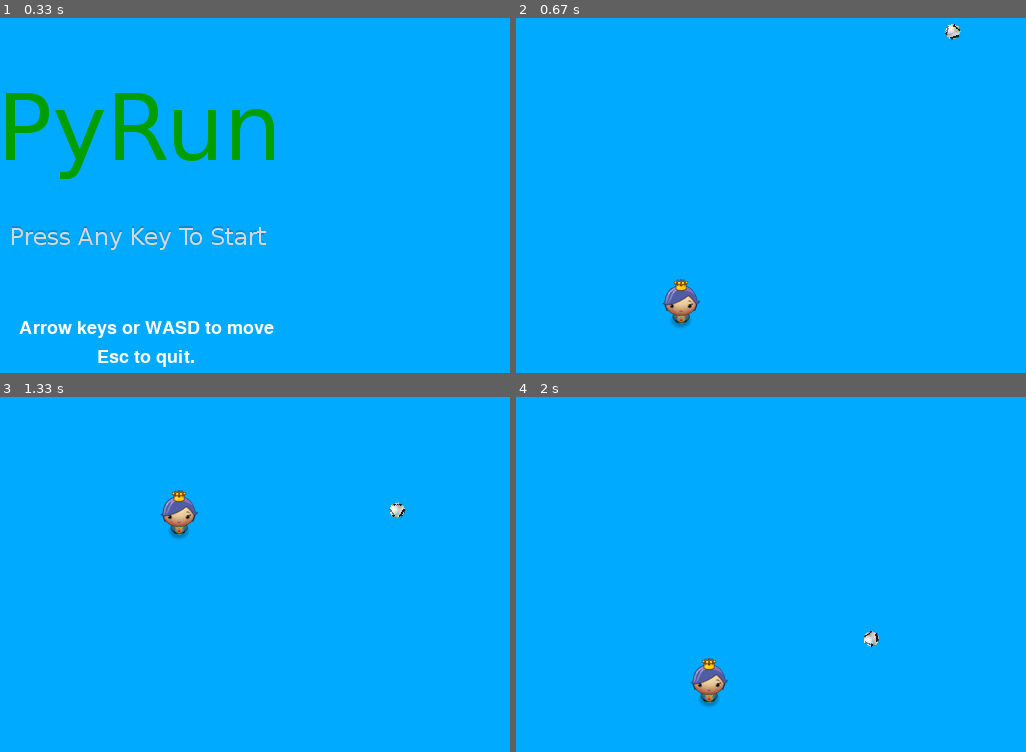
Above: before the commit, frames 1-4 (two rows, left to right).
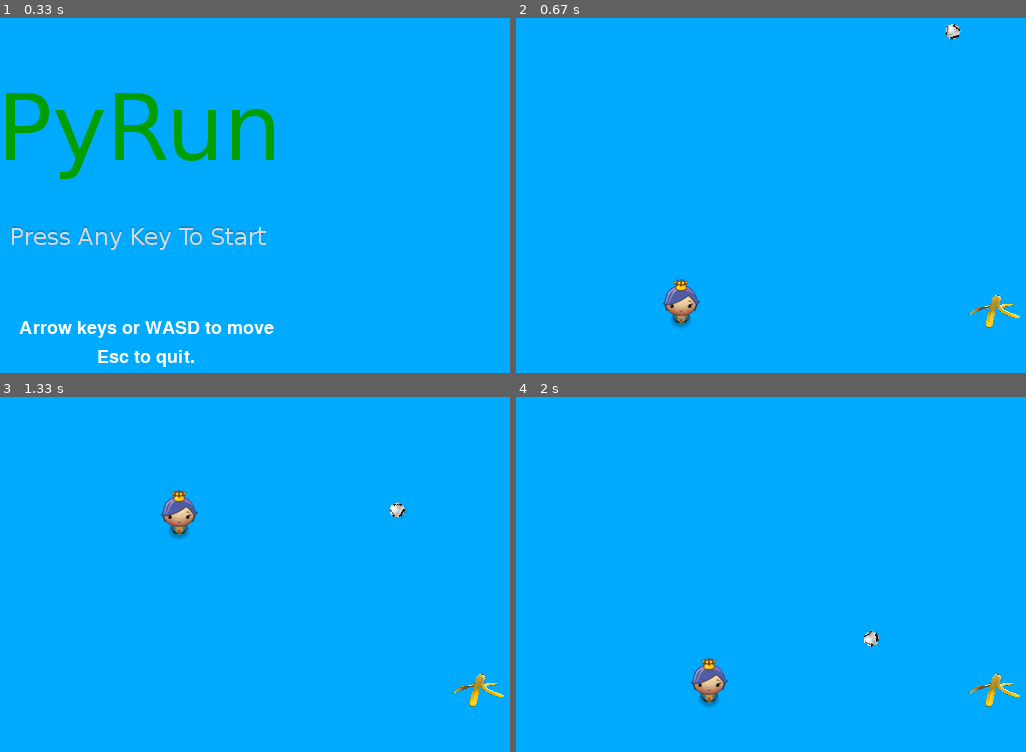
Above: after the commit, the same moments.

Repository: ljusman/PyRun
Game: pygame game, started from main.py
Same seed, same stepped clock (60 frames per second), same inputs: the game is played once before the commit and once after it.
Inputs:
- Up to frame 1 (0.33 s): no input
- Up to frame 2 (0.67 s): tap Enter at 0.33 s
- Up to frame 3 (1.33 s): hold Right 0.67-1.13 s; hold Up from 1.17 s (still down)
- Up to frame 4 (2 s): release Up at 1.47 s; hold Right 1.5-1.97 s

Frame 1 is identical in both runs. In frame 2, 0.2% of the frame differs, in the area x 88-99%, y 78-88%; in frame 3, 0.2%; in frame 4, 0.2%.

Commit message:
Used main file to add other banana peel AI constants, and to add the AI itself

Diff:
--- a/main.py
+++ b/main.py
@@ -32,6 +32,12 @@
 SOCCER_ROTATE_INCREMENT = 2
 aiMoveStarted = False
 
+BANANA_PEEL_POSITION = ((WINWIDTH - 100), HALF_WINHEIGHT)
+BANANA_PEEL_SIZE = (64, 64)
+BANANA_PEEL_INIT_SLIP_TIME = 0
+BANANA_ROTATE_FIRST = -2
+BANANA_ROTATE_SECOND = 0
+
 def floorY():
     ''' The Y coordinate of the floor, where the man is placed '''
     return WINHEIGHT - HALF_WINHEIGHT
@@ -57,7 +63,8 @@
     IMAGESDICT = {
         'title': pygame.image.load('img/title.png'),
         'player': pygame.image.load('img/princess.png'),
-        'soccerAI': pygame.image.load('img/soccer_ball.png')
+        'soccerAI': pygame.image.load('img/soccer_ball.png'),
+        'banana_peel': pygame.image.load('img/banana_peel.png')
         }
 
     # PLAYERIMAGES is a list of all possible characters the player can be.
@@ -87,15 +94,24 @@
         IMAGESDICT['player']
         )
 
-    IMGSCALE = pygame.transform.scale(IMAGESDICT['soccerAI'], SOCCER_BALL_SIZE)
-
-    # Initialize the AI object
+    SOCCER_IMG_SCALE = pygame.transform.scale(IMAGESDICT['soccerAI'], SOCCER_BALL_SIZE)
+    BANANA_IMG_SCALE = pygame.transform.scale(IMAGESDICT['banana_peel'], BANANA_PEEL_SIZE)
+    # Initialize the soccer ball object
     soccerBall = AI.soccerBall(
         SOCCER_BALL_POSITION,
         SOCCER_BALL_SIZE,
-        IMGSCALE,
+        SOCCER_IMG_SCALE,
         LEFT
         )
+
+    # Initialize the banana peel object
+    bananaPeel = AI.bananaPeel(
+        BANANA_PEEL_POSITION,
+        BANANA_PEEL_SIZE,
+        BANANA_IMG_SCALE
+        )
+
+    slipTimeElapsed = BANANA_PEEL_INIT_SLIP_TIME
 
     moveLeft  = False
     moveRight = False
@@ -162,6 +178,7 @@
 
         # Preliminaries of soccer ball AI
         soccerBall.doSoccerBallAction(p, floorY() + (p.height/SOCCER_FLOOR_ADJUSTMENT_FACTOR), SOCCER_GRAVITY, WINWIDTH)
+        bananaPeel.doBananaPeelAction(p, floorY(), SOCCER_GRAVITY, WINWIDTH)
         ##################################
 
 
@@ -174,6 +191,9 @@
         # Draw the soccer ball AI
         SOCCER_IMG_ROT = pygame.transform.rotate(soccerBall.image, soccerBall.soccerBallRotate(SOCCER_ROTATE_INCREMENT))
         DISPLAYSURF.blit(SOCCER_IMG_ROT, soccerBall.get_rect())
+        # Draw the banana peel AI
+        BANANA_IMG_ROT = pygame.transform.rotate(bananaPeel.image, bananaPeel.slipRotate(floorY(), BANANA_ROTATE_FIRST, BANANA_ROTATE_SECOND))
+        DISPLAYSURF.blit(BANANA_IMG_ROT, bananaPeel.get_rect())
 
         pygame.display.update()
         FPSCLOCK.tick()
